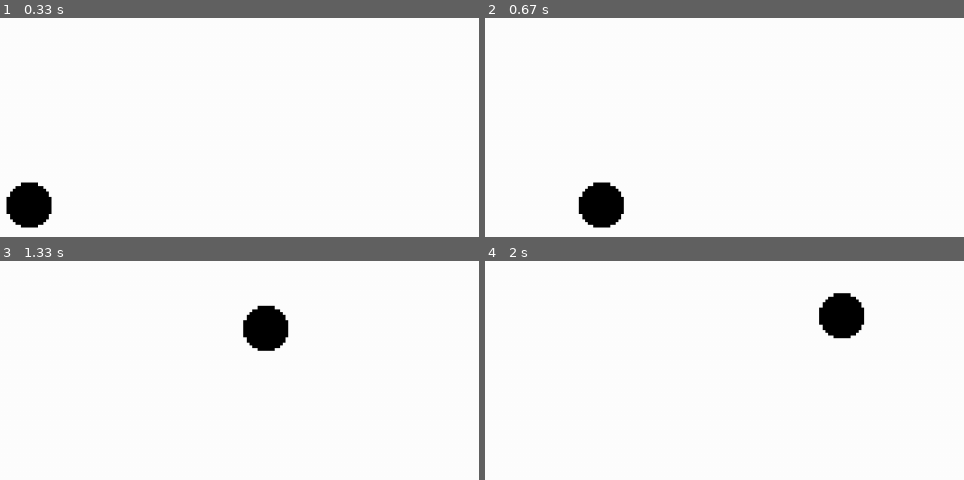
Above: before the commit, frames 1-4 (two rows, left to right).
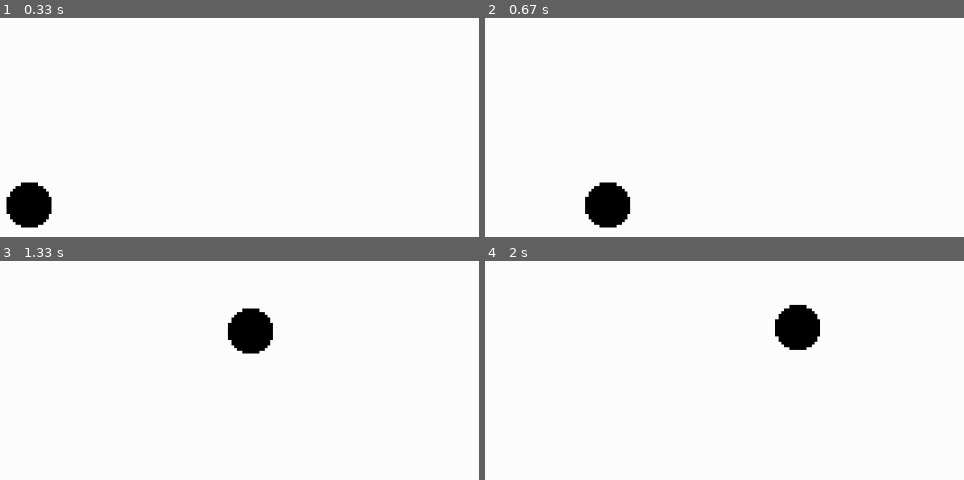
Above: after the commit, the same moments.

Repository: amenthyst/Pygame-Spring-Jam-2024
Game: pygame game, started from main.py
Two runs of this game, one before a commit and one after it. Both use one fixed random seed, a clock stepped at 60 frames per second and the inputs below.
Inputs:
- Up to frame 1 (0.33 s): no input
- Up to frame 2 (0.67 s): hold D from 0.33 s (still down)
- Up to frame 3 (1.33 s): release D at 0.8 s; hold W 0.83-1.13 s; hold D from 1.17 s (still down)
- Up to frame 4 (2 s): release D at 1.63 s; hold A from 1.67 s (still down)

Frame 1 is identical in both runs. In frame 2, 0.7% of the frame differs, in the area x 19-31%, y 74-96%; in frame 3, 1.5%; in frame 4, 3.2%, in the area x 60-80%, y 14-41%.

Commit message:
more sutff

Diff:
--- /dev/null
+++ b/Objects/bullet.py
@@ -0,0 +1,6 @@
+import pygame
+
+class Bullet(pygame.sprite.Sprite):
+    def __init__(self, position, angle, mousevec):
+        super().__init__()
+        self.position = pygame.math.Vector2(position)
--- a/Objects/player.py
+++ b/Objects/player.py
@@ -11,7 +11,7 @@
                          pygame.K_s: (0, 1),
                          pygame.K_a: (-1, 0),
                          pygame.K_d: (1, 0)}
-        self.friction = 0.85
+        self.friction = 0.845
         self.maxvelocity = 20
         self.acceleration = speed
 
@@ -22,8 +22,7 @@
 
         for vec in (self.controls[k] for k in self.controls if pressed[k]):
 
-            self.velocity += vec
-        self.velocity *= self.acceleration
+            self.velocity += pygame.math.Vector2(vec) * self.acceleration
 
         if self.velocity.magnitude() > self.maxvelocity:
             self.velocity = self.velocity.normalize() * self.maxvelocity
@@ -35,5 +34,7 @@
         self.rect.x += self.velocity[0]
         self.rect.y += self.velocity[1]
 
+    def shoot(self):
+        pass
     def update(self):
         self.move()
--- a/main.py
+++ b/main.py
@@ -13,8 +13,9 @@
 playersurf = images.renderplayer()
 
 
-playergrp = pygame.sprite.GroupSingle(Player(playersurf, (500,500), 1.05))
+playergrp = pygame.sprite.GroupSingle(Player(playersurf, (500,500), 1.4))
 
+bulletgrp = pygame.sprite.Group()
 run = True
 while run:
     for event in pygame.event.get():
